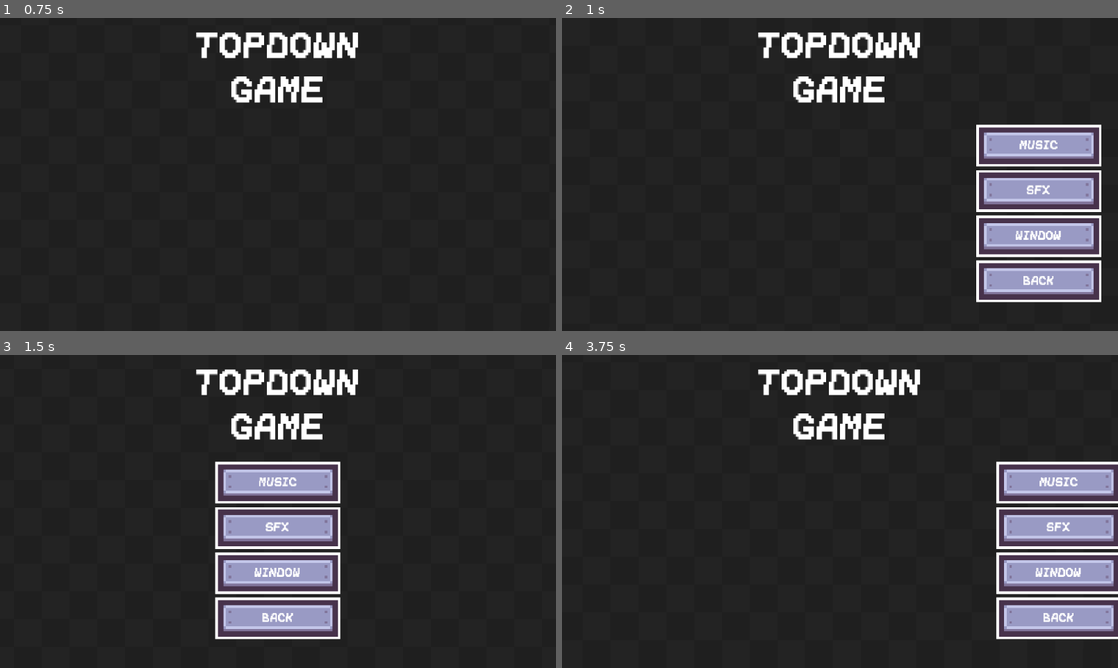
Above: before the commit, frames 1-4 (two rows, left to right).
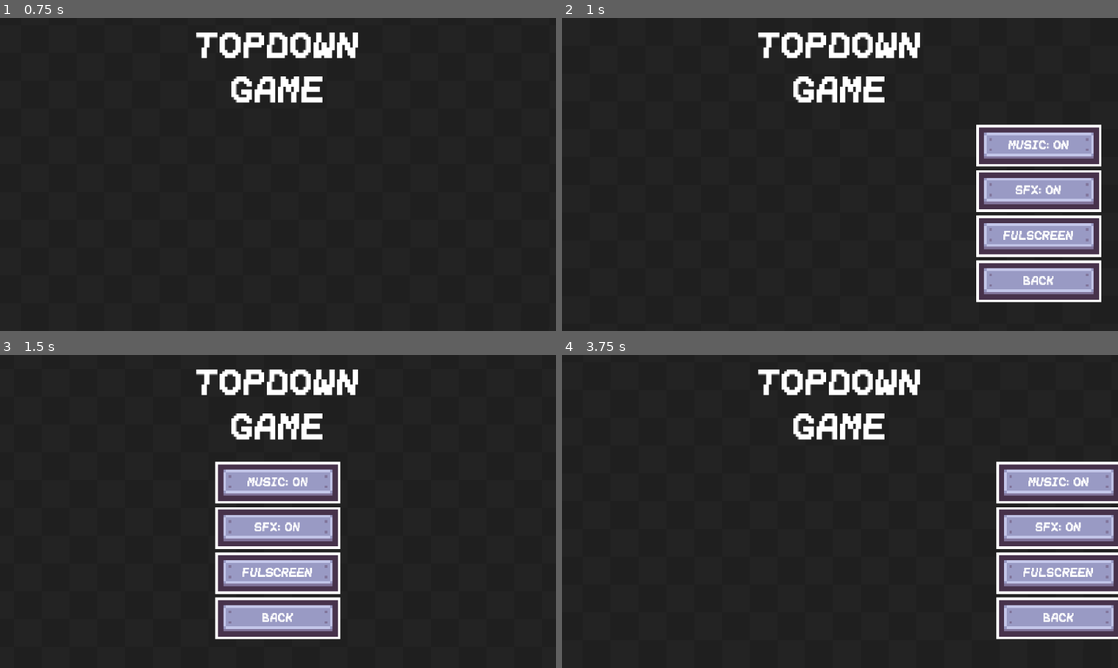
Above: after the commit, the same moments.

Repository: exglegaming/Top-Down-Game
Game: Godot game, scene res://scenes/ui/main_menu.tscn
Same seed, same stepped clock (60 frames per second), same inputs: the game is played once before the commit and once after it.
Inputs:
- Up to frame 1 (0.75 s): click "SETTINGS" at 0.5 s
- Up to frame 2 (1 s): no input
- Up to frame 3 (1.5 s): click "MUSIC" (after the commit: "MUSIC: ON") at 1.25 s
- Up to frame 4 (3.75 s): click "SFX" (after the commit: "SFX: ON") at 2 s; click "WINDOW" (after the commit: "FULSCREEN") at 2.75 s; click "BACK" at 3.5 s

Frame 1 is identical in both runs. In frame 2, 0.6% of the frame differs, in the area x 79-92%, y 39-71%; in frame 3, 0.6%; in frame 4, 0.6%.

Commit message:
configure settings

Diff:
--- /dev/null
+++ b/default_bus_layout.tres
@@ -0,0 +1,15 @@
+[gd_resource type="AudioBusLayout" format=3 uid="uid://hkxflsbakp1w"]
+
+[resource]
+bus/1/name = &"Music"
+bus/1/solo = false
+bus/1/mute = false
+bus/1/bypass_fx = false
+bus/1/volume_db = 0.0
+bus/1/send = &"Master"
+bus/2/name = &"SFX"
+bus/2/solo = false
+bus/2/mute = false
+bus/2/bypass_fx = false
+bus/2/volume_db = 0.0
+bus/2/send = &"Master"
--- a/project.godot
+++ b/project.godot
@@ -18,6 +18,7 @@
 [autoload]
 
 Transition="*uid://pllxe32kkppd"
+Global="*uid://cggntp7kx21jh"
 
 [display]
 
--- a/scenes/ui/main_menu.tscn
+++ b/scenes/ui/main_menu.tscn
@@ -1,6 +1,7 @@
 [gd_scene format=3 uid="uid://bdmo5icd2xpue"]
 
 [ext_resource type="Script" uid="uid://dx73hjjbn3ejh" path="res://scripts/ui/main_menu.gd" id="1_sl1te"]
+[ext_resource type="AudioStream" uid="uid://dtxhputnlac6" path="res://assets/sounds/select-a.ogg" id="2_btxxm"]
 [ext_resource type="Texture2D" uid="uid://bjnh3sonwurje" path="res://assets/sprites/background_tiled.png" id="2_fe2o3"]
 [ext_resource type="Shader" uid="uid://c47o1a0f13bfo" path="res://shaders/ui/background.gdshader" id="2_m1kxf"]
 [ext_resource type="LabelSettings" uid="uid://vxh5qk55fkll" path="res://extra/font_48.tres" id="4_m1kxf"]
@@ -44,6 +45,10 @@
 grow_vertical = 2
 script = ExtResource("1_sl1te")
 
+[node name="UISound" type="AudioStreamPlayer" parent="." unique_id=1916632535]
+stream = ExtResource("2_btxxm")
+bus = &"SFX"
+
 [node name="Background" type="TextureRect" parent="." unique_id=536414488]
 material = SubResource("ShaderMaterial_1g8jr")
 layout_mode = 1
@@ -246,14 +251,15 @@
 ignore_texture_size = true
 stretch_mode = 5
 
-[node name="Label" type="Label" parent="SettingsButtons/VBoxContainer/Music/MusicButton" unique_id=1904965062]
-layout_mode = 1
-anchors_preset = 15
-anchor_right = 1.0
-anchor_bottom = 1.0
-grow_horizontal = 2
-grow_vertical = 2
-text = "MUSIC"
+[node name="MusicLabel" type="Label" parent="SettingsButtons/VBoxContainer/Music/MusicButton" unique_id=1904965062]
+unique_name_in_owner = true
+layout_mode = 1
+anchors_preset = 15
+anchor_right = 1.0
+anchor_bottom = 1.0
+grow_horizontal = 2
+grow_vertical = 2
+text = "MUSIC: ON"
 label_settings = ExtResource("6_uhagc")
 horizontal_alignment = 1
 vertical_alignment = 1
@@ -281,14 +287,15 @@
 ignore_texture_size = true
 stretch_mode = 5
 
-[node name="Label" type="Label" parent="SettingsButtons/VBoxContainer/SFX/SFXButton" unique_id=839780064]
-layout_mode = 1
-anchors_preset = 15
-anchor_right = 1.0
-anchor_bottom = 1.0
-grow_horizontal = 2
-grow_vertical = 2
-text = "SFX"
+[node name="SFXLabel" type="Label" parent="SettingsButtons/VBoxContainer/SFX/SFXButton" unique_id=839780064]
+unique_name_in_owner = true
+layout_mode = 1
+anchors_preset = 15
+anchor_right = 1.0
+anchor_bottom = 1.0
+grow_horizontal = 2
+grow_vertical = 2
+text = "SFX: ON"
 label_settings = ExtResource("6_uhagc")
 horizontal_alignment = 1
 vertical_alignment = 1
@@ -316,7 +323,8 @@
 ignore_texture_size = true
 stretch_mode = 5
 
-[node name="Label" type="Label" parent="SettingsButtons/VBoxContainer/Window/WindowButton" unique_id=1470717387]
+[node name="WindowLabel" type="Label" parent="SettingsButtons/VBoxContainer/Window/WindowButton" unique_id=1470717387]
+unique_name_in_owner = true
 layout_mode = 1
 anchors_preset = 15
 anchor_right = 1.0
--- /dev/null
+++ b/scripts/autoloads/global.gd
@@ -0,0 +1,8 @@
+extends Node
+
+
+var settings: Dictionary = {
+    "music": true,
+    "sfx": true,
+    "fullscreen": true
+}
--- a/scripts/ui/main_menu.gd
+++ b/scripts/ui/main_menu.gd
@@ -11,6 +11,10 @@
 @onready var sfx_button: TextureButton = %SFXButton
 @onready var window_button: TextureButton = %WindowButton
 @onready var back_button: TextureButton = %BackButton
+@onready var ui_sound: AudioStreamPlayer = $UISound
+@onready var music_label: Label = %MusicLabel
+@onready var sfx_label: Label = %SFXLabel
+@onready var window_label: Label = %WindowLabel
 
 
 func _ready() -> void:
@@ -22,12 +26,29 @@
     window_button.pressed.connect(_on_window_button_pressed)
     back_button.pressed.connect(_on_back_button_pressed)
 
+    update_audio_bus("Music", music_label, Global.settings.music)
+    update_audio_bus("SFX", sfx_label, Global.settings.sfx)
+    update_fullscreen(Global.settings.fullscreen)
+
+
+func update_audio_bus(bus_name: String, label: Label, is_on: bool) -> void:
+    AudioServer.set_bus_mute(AudioServer.get_bus_index(bus_name), !is_on)
+    label.text = "%s: %s" % [bus_name.to_upper(), "ON" if is_on else "OFF"]
+
+
+func update_fullscreen(is_on: bool) -> void:
+    var mode: DisplayServer.WindowMode = DisplayServer.WINDOW_MODE_FULLSCREEN if is_on else DisplayServer.WINDOW_MODE_WINDOWED
+    DisplayServer.window_set_mode(mode)
+    window_label.text = "FULSCREEN" if is_on else "WINDOWED"
+
 
 func _on_play_button_pressed() -> void:
+    ui_sound.play()
     Transition.transition_to("uid://cinbkpaw7sfcs")
 
 
 func _on_settings_button_pressed() -> void:
+    ui_sound.play()
     var tween: Tween = create_tween()
     tween.tween_property(main_buttons, "global_position:y", 350, 0.2)
     tween.tween_interval(0.1)
@@ -35,22 +56,27 @@
 
 
 func _on_quit_button_pressed() -> void:
-    pass
+    ui_sound.play()
+    get_tree().quit()
 
 
 func _on_music_button_pressed() -> void:
-    pass
+    ui_sound.play()
+    update_audio_bus("Music", music_label, Global.settings.music)
 
 
 func _on_sfx_button_pressed() -> void:
-    pass
+    ui_sound.play()
+    update_audio_bus("SFX", sfx_label, Global.settings.sfx)
 
 
 func _on_window_button_pressed() -> void:
-    pass
+    ui_sound.play()
+    update_fullscreen(Global.settings.fullscreen)
 
 
 func _on_back_button_pressed() -> void:
+    ui_sound.play()
     var tween: Tween = create_tween()
     tween.tween_property(settings_buttons, "global_position:x", 558, 0.3)
     tween.tween_interval(0.1)
Not shown, added: scripts/autoloads/global.gd.uid
